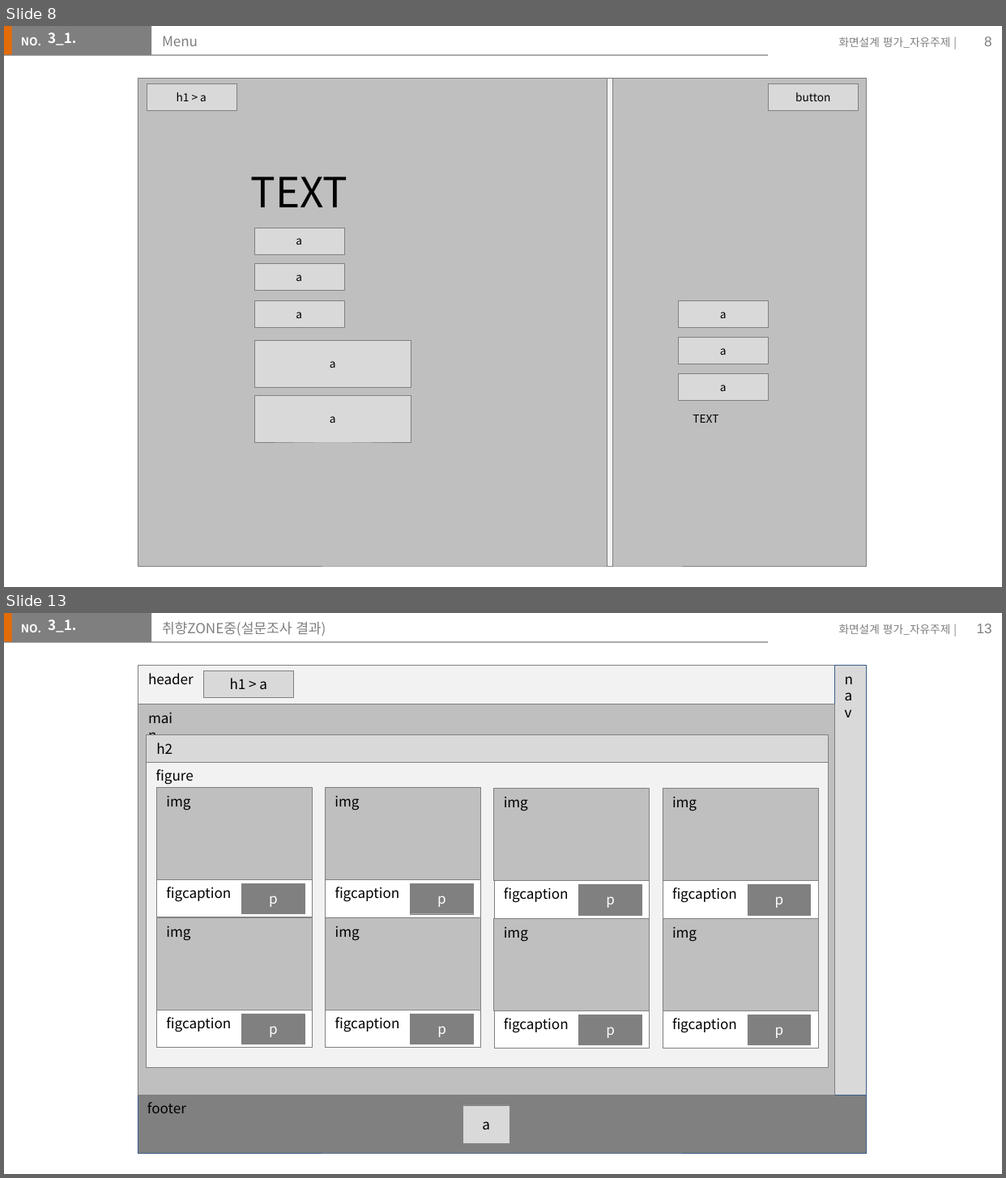
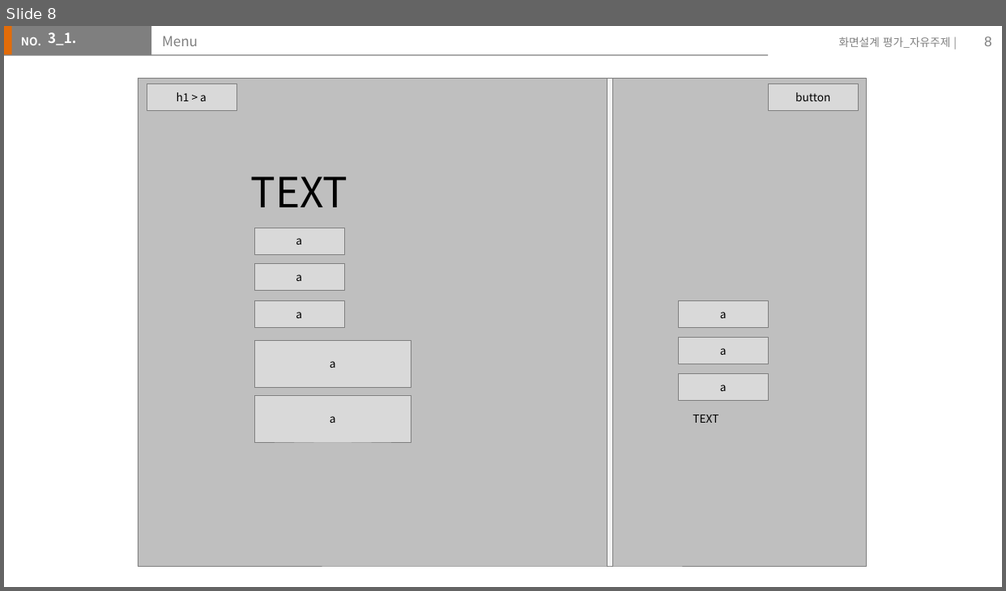
Before and after one commit to Jangyusu/project_portfolio, a slide deck: storyBorad/스토리보드(장유수).pptx. Shown one above the other, each under a label of ours: slides 8 and 13 before the commit, slide 8 after it; the slides between them are not shown. The pictures are 1006x1178 and 1006x591 pixels, drawn with LibreOffice and Linux fonts; fonts in the diff are those of the drawing. Boxes give left, top, right and bottom in pixels: in the first picture for what was removed or moved away, otherwise in the second. Text is boxed around its words. In the diff, an @@ line names an element or a change of style, - is before the commit and + after.

```diff
--- a/storyBorad/스토리보드(장유수).pptx
+++ b/storyBorad/스토리보드(장유수).pptx
@@ slide 13 removed at [4, 613, 1002, 1174], background #FFFFFF; not listed: 5 template elements that a slide beside it also shows @@
@@ text removed at [48, 619, 76, 632] @@
-3_1.
@@ title removed at [162, 622, 326, 636] @@
-취향ZONE중(설문조사 결과)
@@ page number removed at [977, 624, 992, 633] @@
-13
@@ rectangle removed at [138, 665, 866, 1154] @@
@@ rectangle removed at [138, 665, 835, 704] @@
@@ text removed at [148, 673, 194, 685] @@
-header
@@ rectangle removed at [203, 671, 293, 698] @@
@@ text removed at [230, 678, 267, 689] @@
-h1 > a
@@ rectangle removed at [834, 665, 866, 1095] @@
@@ text removed at [834, 666, 868, 726] @@
-nav
@@ rectangle removed at [138, 704, 835, 1095] @@
@@ text removed at [138, 705, 190, 732] @@
-main
@@ rectangle removed at [146, 735, 827, 763] @@
@@ text removed at [156, 743, 172, 754] @@
-h2
@@ rectangle removed at [147, 763, 829, 1068] @@
@@ text removed at [156, 769, 194, 785] @@
-figure
@@ group removed at [156, 788, 313, 918]: 3 rectangles, 3 texts @@
-img
-figcaption
-p
@@ group removed at [326, 788, 481, 918]: 3 rectangles, 3 texts @@
-img
-figcaption
-p
@@ group removed at [494, 789, 650, 918]: 3 rectangles, 3 texts @@
-img
-figcaption
-p
@@ group removed at [663, 789, 818, 918]: 3 rectangles, 3 texts @@
-img
-figcaption
-p
@@ group removed at [156, 918, 313, 1048]: 3 rectangles, 3 texts @@
-img
-figcaption
-p
@@ group removed at [326, 918, 481, 1048]: 3 rectangles, 3 texts @@
-img
-figcaption
-p
@@ group removed at [494, 918, 650, 1049]: 3 rectangles, 3 texts @@
-img
-figcaption
-p
@@ group removed at [663, 918, 818, 1049]: 3 rectangles, 3 texts @@
-img
-figcaption
-p
@@ rectangle removed at [138, 1095, 866, 1153] @@
@@ text removed at [147, 1102, 186, 1114] @@
-footer
@@ rectangle removed at [463, 1106, 510, 1144] @@
@@ text removed at [482, 1122, 490, 1130] @@
-a
```
Also in this commit, not shown: 3 slides changed, 4 slides added, 18 other slides removed, 6 other files.
